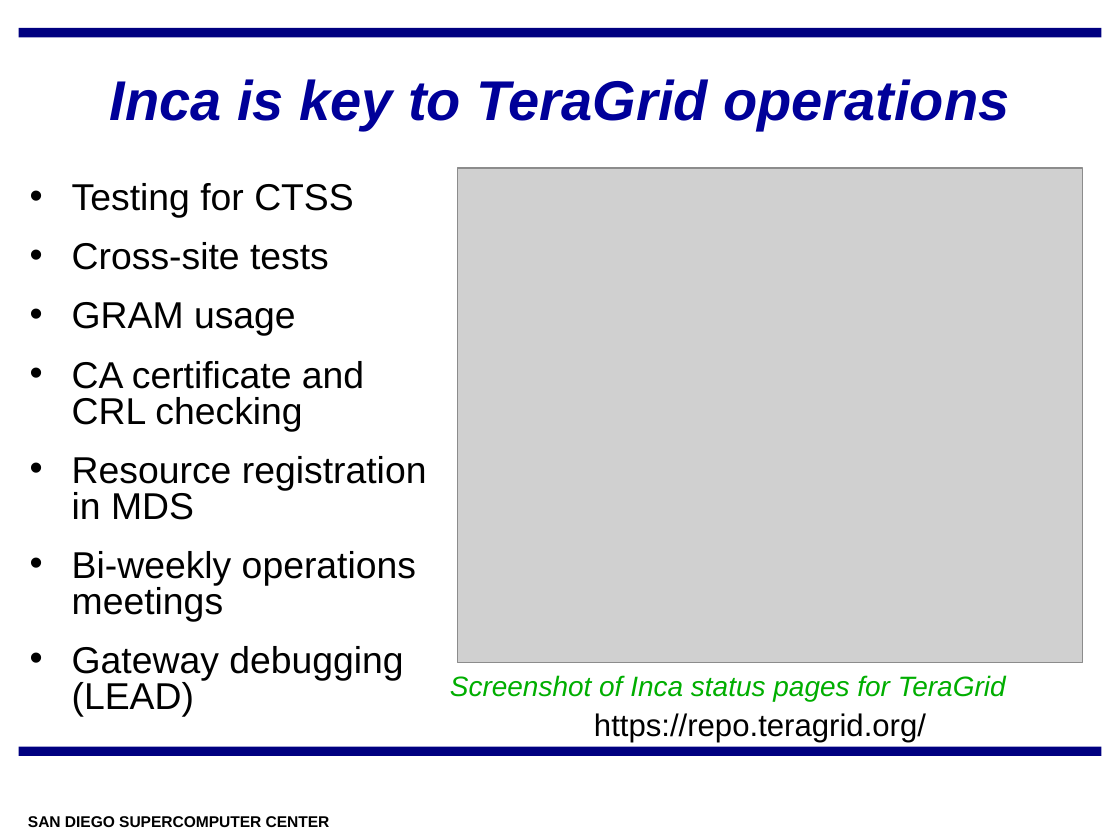
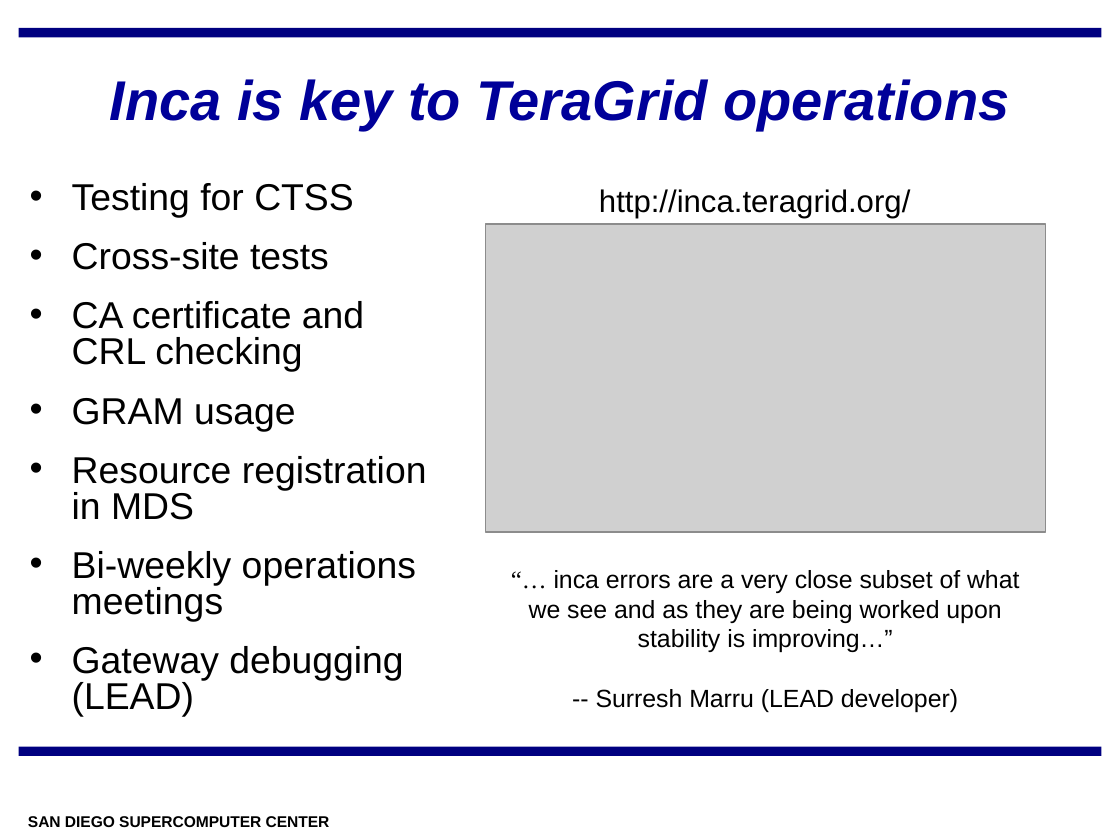
Before and after one commit to IncaProject/inca-xsede, a slide deck: slide 4 of talks/inca-nsf_02-08.ppt. Drawn at 1120x840 pixels with LibreOffice and Linux fonts; fonts in the diff are those of the drawing; grey boxes stand for pictures; background and template pictures are left out. Boxes give left, top, right and bottom in pixels: in the first picture for what was removed or moved away, otherwise in the second. Text is boxed around its words. In the diff, an @@ line names an element or a change of style, - is before the commit and + after.

```diff
--- a/talks/inca-nsf_02-08.ppt
+++ b/talks/inca-nsf_02-08.ppt
@@ text at (599, 189, 910, 218): text changed; size 18 to 20 pt; text colour #00AE00 to #000000; italic off @@
-Screenshot of Inca status pages for TeraGrid
+http://inca.teragrid.org/
@@ picture: place and size @@
-picture at (457, 168, 1082, 663)
+picture at (485, 224, 1045, 532)
@@ text at (72, 301, 364, 372): paragraph added @@
+• CA certificate and CRL checking
@@ text at (72, 361, 364, 431): paragraph removed @@
-• CA certificate and CRL checking
@@ text added at (529, 570, 1019, 712), 16 pt, text #000000 @@
+“… inca errors are a very close subset of what we see and as they are being worked upon stability is improving…”
+-- Surresh Marru (LEAD developer)
@@ text removed at (594, 713, 926, 743) @@
-https://repo.teragrid.org/
```
Also in this commit, not shown: 3 other slides changed.
